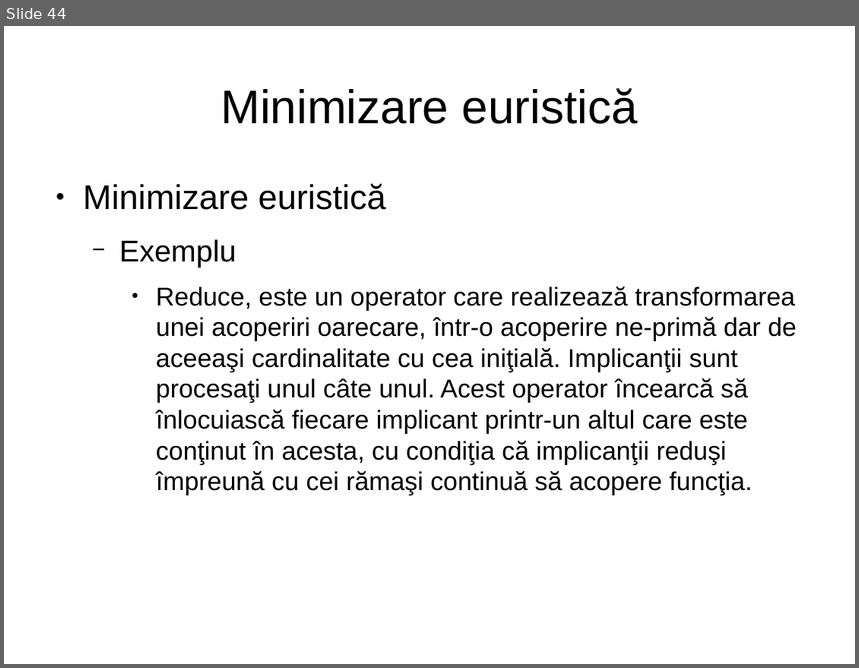
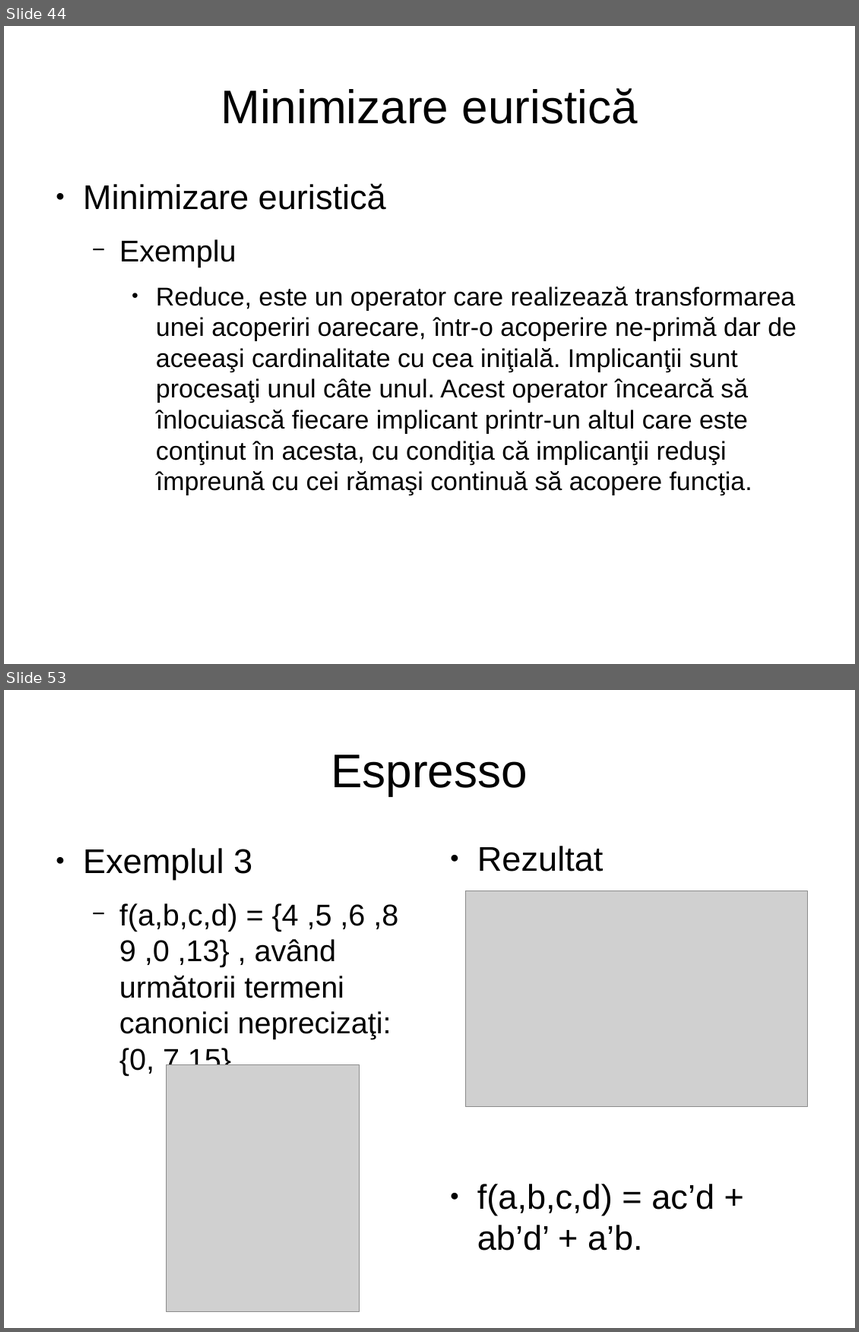
Before and after one commit to mohammadfayaj/Suport_HDL, a slide deck: Curs_3_Minimizarea_logica/FunctiiLogice2.3.odp. Shown one above the other, each under a label of ours: slide 44 before the commit, slides 44 and 53 after it; the slides between them are not shown. The pictures are 859x668 and 859x1332 pixels, drawn with LibreOffice and Linux fonts; fonts in the diff are those of the drawing; grey boxes stand for pictures. Boxes give left, top, right and bottom in pixels: in the first picture for what was removed or moved away, otherwise in the second. Text is boxed around its words. In the diff, an @@ line names an element or a change of style, - is before the commit and + after.

Commit message:
updated Espresso examples in prezentation

```diff
--- a/Curs_3_Minimizarea_logica/FunctiiLogice2.3.odp
+++ b/Curs_3_Minimizarea_logica/FunctiiLogice2.3.odp
@@ slide 53 added at [4,690,855,1328], background #FFFFFF @@
@@ title added at [331,755,528,796], 44 pt, text #000000 @@
+Espresso
@@ text added at [83,848,398,1075], 28 pt, text #000000 @@
+● Exemplul 3
+  − f(a,b,c,d) = {4 ,5 ,6 ,8 9 ,0 ,13} , având următorii termeni canonici neprecizaţi: {0, 7,15}.
@@ text added at [477,846,715,1251], 32 pt, text #000000 @@
+● Rezultat
+● f(a,b,c,d) = ac’d + ab’d’ + a’b.
@@ picture added at [466,891,808,1107] @@
@@ picture added at [166,1065,360,1312] @@
```
Also in this commit, not shown: 17 slides changed, 5 other slides added, 1 slide removed, 1 other file.
